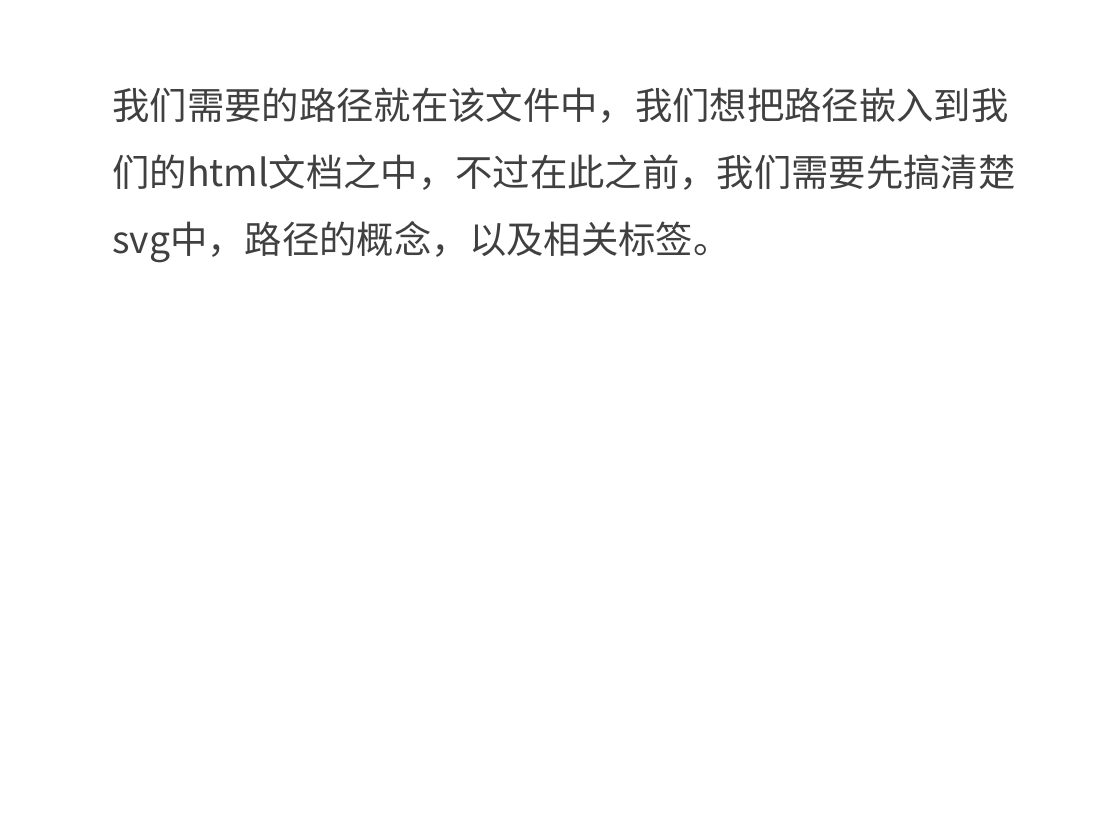
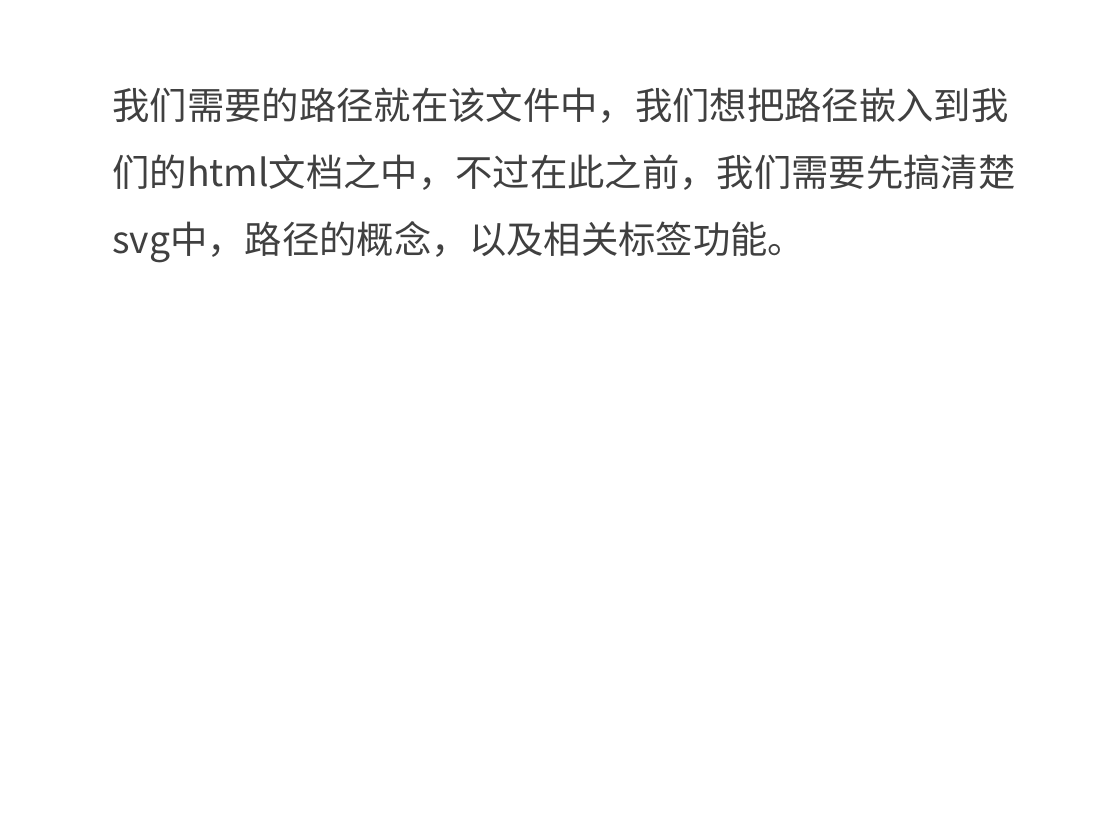
Before and after one commit to kong66/webAni, a slide deck: slide 6 of 9-svg-path-ani/svg-stroke-ani.pptx. Drawn at 1120x840 pixels with LibreOffice and Linux fonts; fonts in the diff are those of the drawing. Boxes give left, top, right and bottom in pixels: in the first picture for what was removed or moved away, otherwise in the second. Text is boxed around its words. In the diff, an @@ line names an element or a change of style, - is before the commit and + after.

```diff
--- a/9-svg-path-ani/svg-stroke-ani.pptx
+++ b/9-svg-path-ani/svg-stroke-ani.pptx
@@ text at <box>112,87,1015,263</box>: text changed @@
-我们需要的路径就在该文件中，我们想把路径嵌入到我们的html文档之中，不过在此之前，我们需要先搞清楚svg中，路径的概念，以及相关标签。
+我们需要的路径就在该文件中，我们想把路径嵌入到我们的html文档之中，不过在此之前，我们需要先搞清楚svg中，路径的概念，以及相关标签功能。
```
Also in this commit, not shown: 9 other slides changed, 7 slides added, 1 slide removed, 6 other files.
